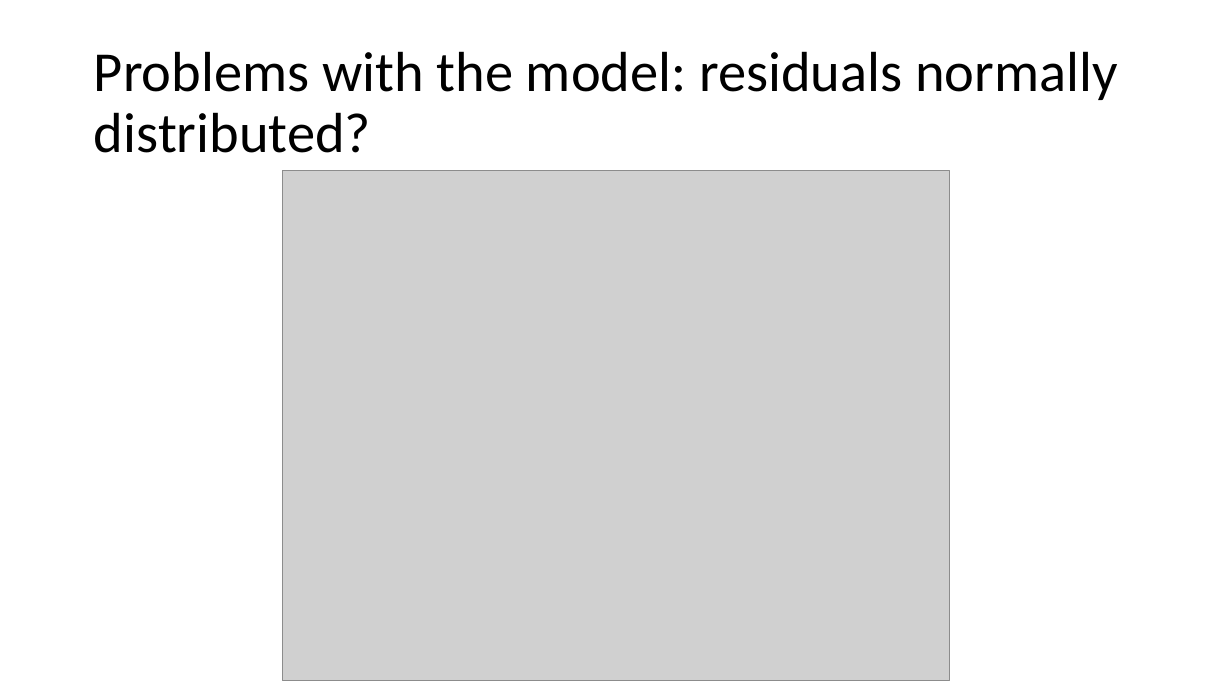
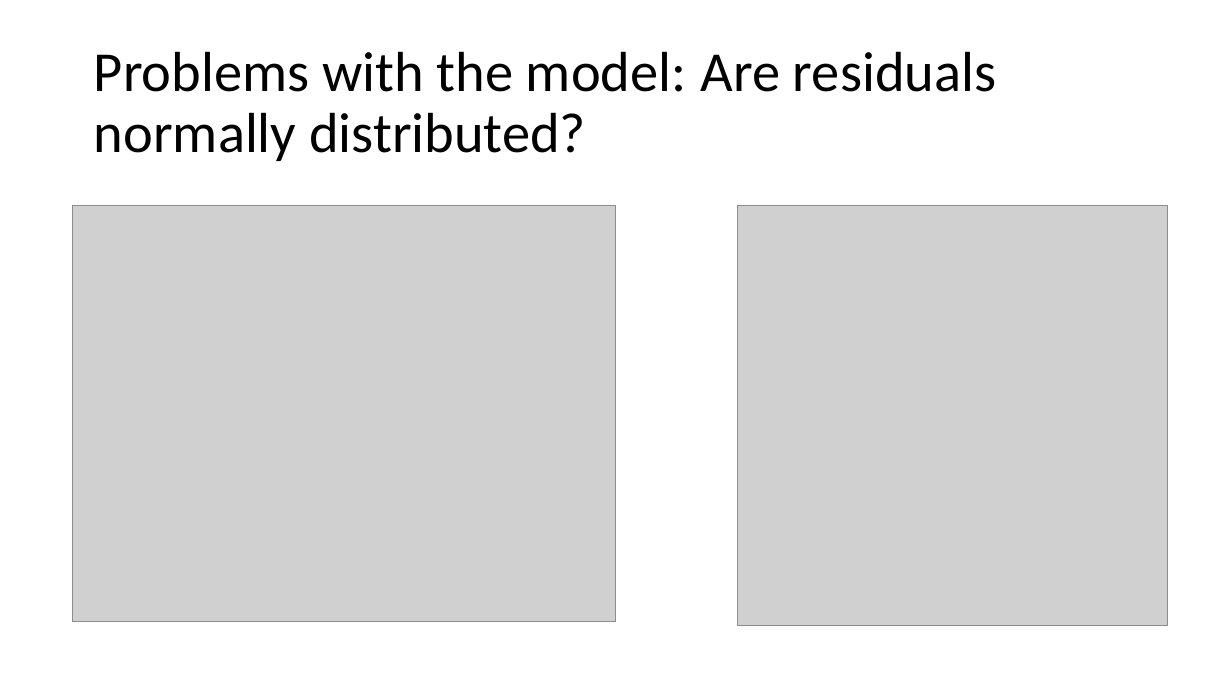
Before and after one commit to gregoja/Stock_Analysis, a slide deck: slide 13 of Stock price analysis and prediction.pptx. Drawn at 1232x693 pixels with LibreOffice and Linux fonts; fonts in the diff are those of the drawing; grey boxes stand for pictures. Boxes give left, top, right and bottom in pixels: in the first picture for what was removed or moved away, otherwise in the second. Text is boxed around its words. In the diff, an @@ line names an element or a change of style, - is before the commit and + after.

```diff
--- a/Stock price analysis and prediction.pptx
+++ b/Stock price analysis and prediction.pptx
@@ title at (x1=94, y1=51, x2=996, y2=161): text changed @@
-Problems with the model: residuals normally distributed?
+Problems with the model: Are residuals normally distributed?
@@ picture resized from (x1=283, y1=171, x2=950, y2=681) to (x1=72, y1=206, x2=616, y2=622) @@
@@ picture added at (x1=738, y1=206, x2=1167, y2=626) @@
```
Also in this commit, not shown: 6 other slides changed, 1 slide added, 1 other file.
